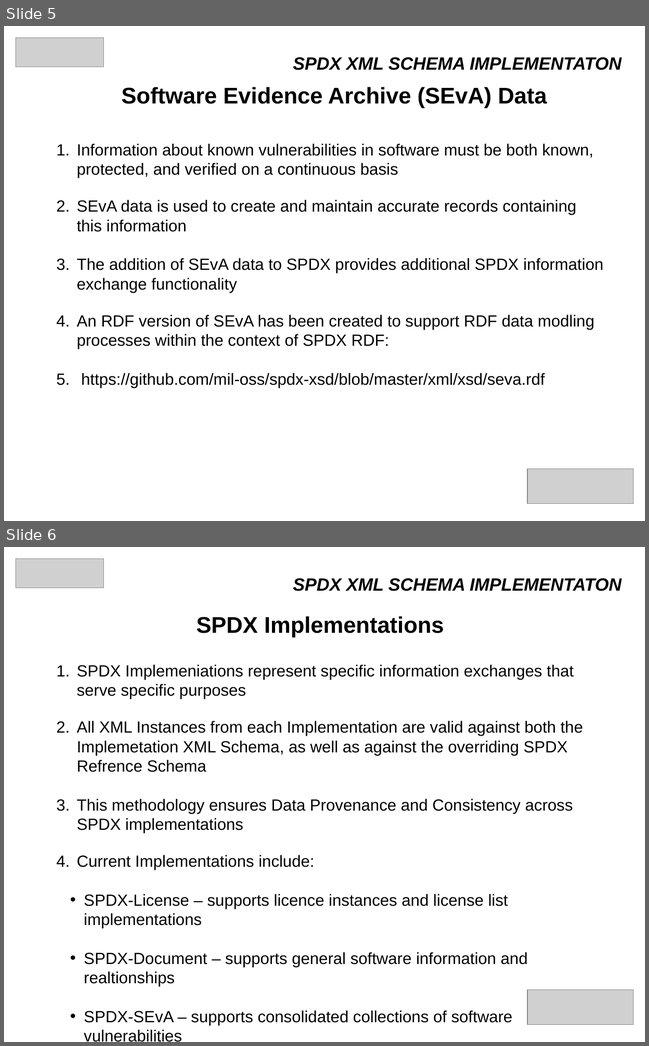
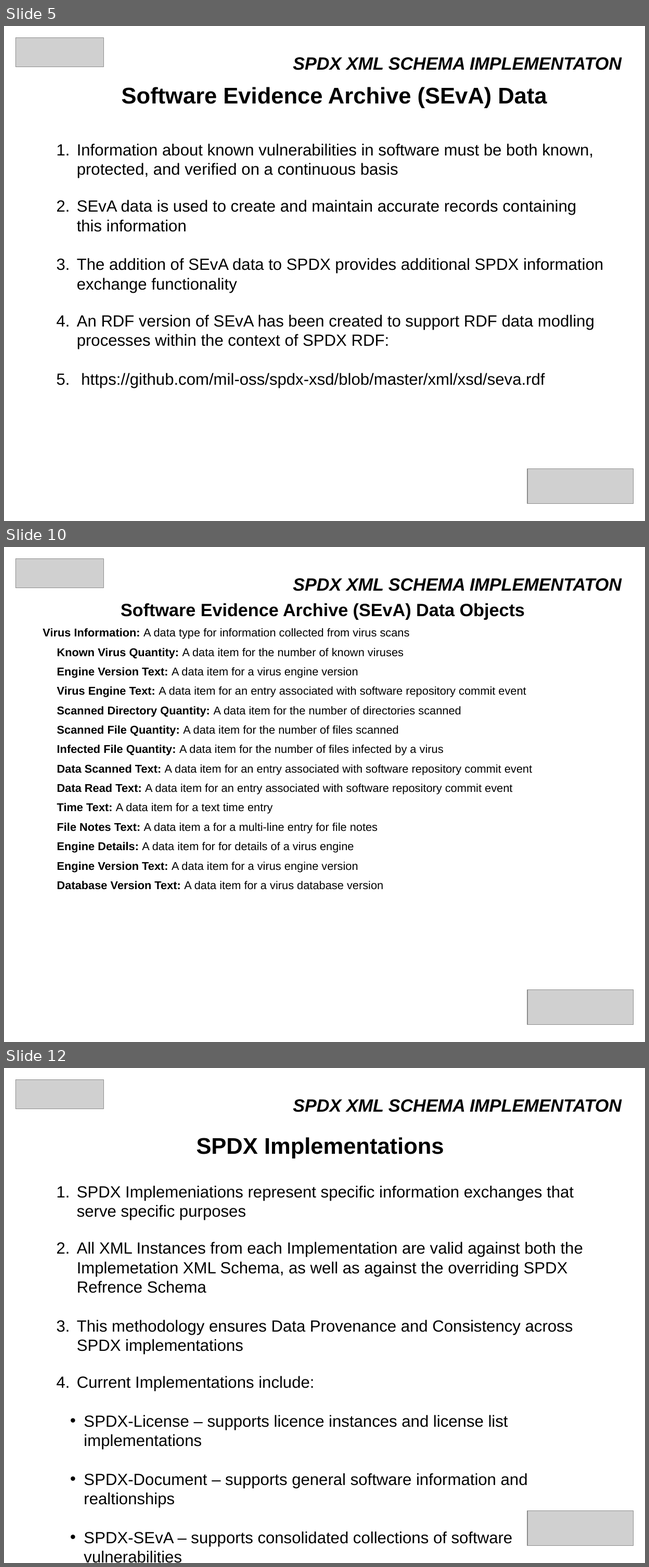
Before and after one commit to mil-oss/spdx-xsd, a slide deck: doc/NIEM_IEPD.odp. Shown one above the other, each under a label of ours: slides 5 and 6 before the commit, slides 5, 10 and 12 after it; the slides between them are not shown. The pictures are 649x1046 and 649x1567 pixels, drawn with LibreOffice and Linux fonts; fonts in the diff are those of the drawing; grey boxes stand for pictures. Boxes give left, top, right and bottom in pixels: in the first picture for what was removed or moved away, otherwise in the second. Text is boxed around its words. In the diff, an @@ line names an element or a change of style, - is before the commit and + after.

```diff
--- a/doc/NIEM_IEPD.odp
+++ b/doc/NIEM_IEPD.odp
@@ slide 10 added at (4,547,645,1042), background #FFFFFF @@
@@ picture added at (15,558,104,588) @@
@@ text added at (293,578,621,591), 22 pt, text #000000, bold, italic @@
+SPDX XML SCHEMA IMPLEMENTATON
@@ text added at (120,603,525,619), 22 pt, text #000000, bold @@
+Software Evidence Archive (SEvA) Data Objects
@@ text added at (42,628,532,890), 14 pt, text #000000 @@
+Virus Information: A data type for information collected from virus scans
+Known Virus Quantity: A data item for the number of known viruses
+Engine Version Text: A data item for a virus engine version
+Virus Engine Text: A data item for an entry associated with software repository commit event
+Scanned Directory Quantity: A data item for the number of directories scanned
+Scanned File Quantity: A data item for the number of files scanned
+Infected File Quantity: A data item for the number of files infected by a virus
+Data Scanned Text: A data item for an entry associated with software repository commit event
+Data Read Text: A data item for an entry associated with software repository commit event
+Time Text: A data item for a text time entry
+File Notes Text: A data item a for a multi-line entry for file notes
+Engine Details: A data item for for details of a virus engine
+Engine Version Text: A data item for a virus engine version
+Database Version Text: A data item for a virus database version
@@ picture added at (527,990,633,1024) @@
@@ what was slide 6 is now slide 12 @@
```
Also in this commit, not shown: 7 other slides added, 28 other files.
